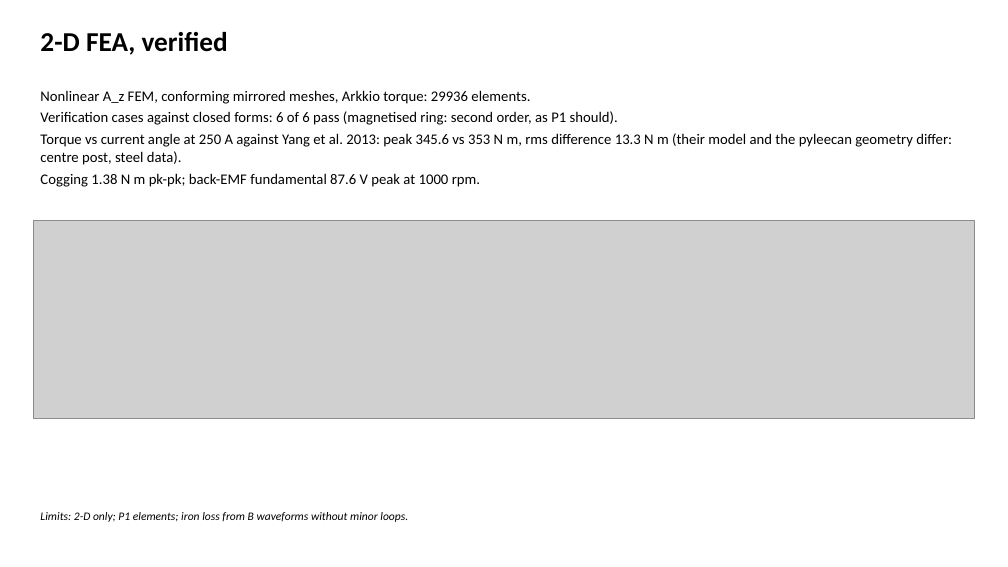
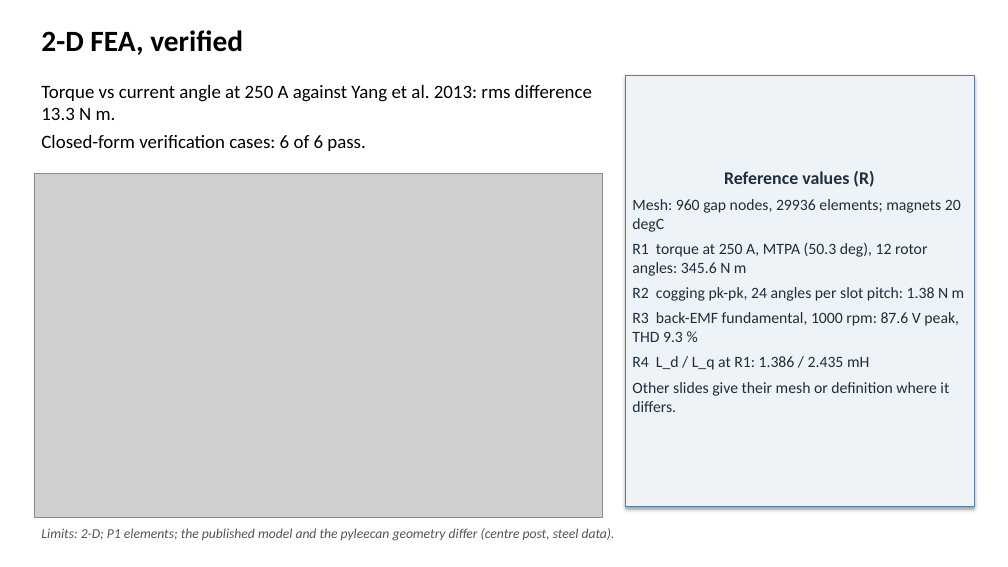
Before and after one commit to F123Dash/PINNeAPPle, a slide deck: slide 3 of examples/electrodynamics/results/18_emachine_slides.pptx (slide 2 before the commit). Drawn at 1008x567 pixels with LibreOffice and Linux fonts; fonts in the diff are those of the drawing; grey boxes stand for pictures. Boxes give left, top, right and bottom in pixels: in the first picture for what was removed or moved away, otherwise in the second. Text is boxed around its words. In the diff, an @@ line names an element or a change of style, - is before the commit and + after.

Commit message:
Machines: slides with reference values, an executive summary and slide-sized charts drawn from the results

```diff
--- a/examples/electrodynamics/results/18_emachine_slides.pptx
+++ b/examples/electrodynamics/results/18_emachine_slides.pptx
@@ text "2-D FEA, verified" at (41,30,243,55): size 26 to 28 pt; more space between paragraphs @@
@@ text added at (41,85,592,151), 18 pt, text #000000 @@
+Torque vs current angle at 250 A against Yang et al. 2013: rms difference 13.3 N m.
+Closed-form verification cases: 6 of 6 pass.
@@ rectangle added at (625,76,975,507), fill #EEF3F8, outline #5B7DA8 0.75 pt, 15 pt, text #1F2D3D @@
+Reference values (R)
+Mesh: 960 gap nodes, 29936 elements; magnets 20 degC
+R1 torque at 250 A, MTPA (50.3 deg), 12 rotor angles: 345.6 N m
+R2 cogging pk-pk, 24 angles per slot pitch: 1.38 N m
+R3 back-EMF fundamental, 1000 rpm: 87.6 V peak, THD 9.3 %
+R4 L_d / L_q at R1: 1.386 / 2.435 mH
+Other slides give their mesh or definition where it differs.
@@ text removed at (40,90,952,187) @@
-Nonlinear A_z FEM, conforming mirrored meshes, Arkkio torque: 29936 elements.
-Verification cases against closed forms: 6 of 6 pass (magnetised ring: second order, as P1 should).
-Torque vs current angle at 250 A against Yang et al. 2013: peak 345.6 vs 353 N m, rms difference 13.3 N m (their model and the pyleecan geometry differ: centre post, steel data).
-Cogging 1.38 N m pk-pk; back-EMF fundamental 87.6 V peak at 1000 rpm.
@@ picture added at (34,174,603,518) @@
@@ picture removed at (33,221,975,419) @@
@@ text at (41,528,615,541): text changed; size 11 to 13 pt; text colour #000000 to #555555 @@
-Limits: 2-D only; P1 elements; iron loss from B waveforms without minor loops.
+Limits: 2-D; P1 elements; the published model and the pyleecan geometry differ (centre post, steel data).
```
Also in this commit, not shown: 8 other slides changed, 3 slides added, 2 slides removed, 3 other files.
